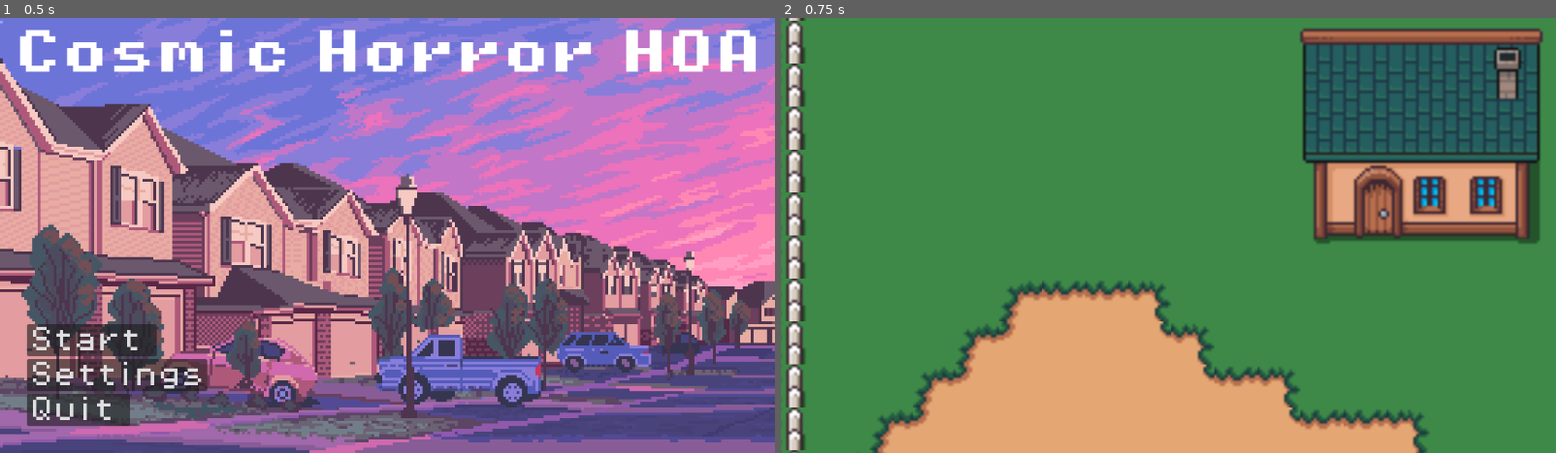
Above: before the commit, frames 1-2 (left to right).
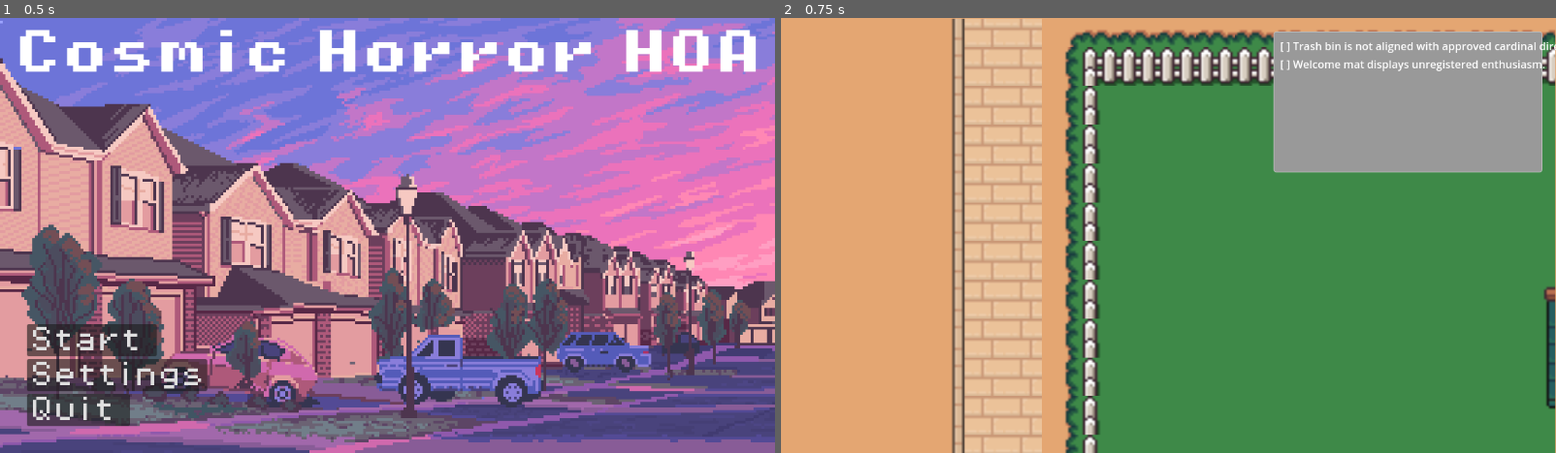
Above: after the commit, the same moments.

Repository: rae-ralston/cosmic-horror-hoa
Game: Godot game, scene res://scenes/StartUI.tscn
Same seed, same stepped clock (60 frames per second), same inputs: the game is played once before the commit and once after it.
Inputs:
- Up to frame 1 (0.5 s): no input
- Up to frame 2 (0.75 s): click "Start" at 0.5 s

Frame 1 is identical in both runs. In frame 2, 67% of the frame differs, in the area x 0-100%, y 0-100%.

Commit message:
UI: display the citation list

Diff:
--- /dev/null
+++ b/data/citations_by_id.json
@@ -0,0 +1,53 @@
+{
+  "trash_align_north":{
+    "id": "trash_align_north",
+    "title": "Trash bin is not aligned with approved cardinal direction.",
+    "detail": "Rotate the bin so the handle faces Magnetic Compliance North.",
+    "priority": 10,
+    "deadline_phase": 0,
+    "tags": ["trash", "alignment"],
+    "sabotage_weight": 2,
+    "reopenable": true,
+    "max_reopens": 1,
+    "conditions": [
+      {
+        "type": "ITEM_ROTATION_NEAR",
+        "params": { "item_id": "trash_can", "angle": 0, "tolerance": 12 }
+      }
+    ]
+  },
+  "mailbox_flag_form_12b":{
+    "id": "mailbox_flag_form_12b",
+    "title": "Mailbox flag raised without filing Form 12-B: Joy.",
+    "detail": "Lower the flag immediately.",
+    "priority": 6,
+    "deadline_phase": 0,
+    "tags": ["mailbox", "toggle"],
+    "sabotage_weight": 1,
+    "reopenable": true,
+    "max_reopens": 2,
+    "conditions": [
+      {
+        "type": "ITEM_STATE_EQUALS",
+        "params": { "item_id": "mailbox", "key": "flag_up", "value": false }
+      }
+    ]
+  },
+  "welcome_mat_zone":{
+    "id": "welcome_mat_zone",
+    "title": "Welcome mat displays unregistered enthusiasm.",
+    "detail": "Place the mat back in the Approved Entry Zone.",
+    "priority": 4,
+    "deadline_phase": 0,
+    "tags": ["mat", "placement"],
+    "sabotage_weight": 1,
+    "reopenable": true,
+    "max_reopens": 1,
+    "conditions": [
+      {
+        "type": "ITEM_IN_ZONE",
+        "params": { "item_id": "welcome_mat", "zone_id": "entry_zone" }
+      }
+    ]
+  }
+}
--- a/project.godot
+++ b/project.godot
@@ -15,6 +15,10 @@
 config/features=PackedStringArray("4.5", "Forward Plus")
 config/icon="res://icon.svg"
 
+[autoload]
+
+CitationsManager="*res://scripts/citations_manager.gd"
+
 [rendering]
 
 environment/defaults/default_clear_color=Color(0.89411765, 0.6509804, 0.44705883, 1)
--- a/scenes/game.tscn
+++ b/scenes/game.tscn
@@ -1,13 +1,103 @@
-[gd_scene load_steps=3 format=3 uid="uid://bsneu6mo1x44l"]
+[gd_scene load_steps=7 format=3 uid="uid://bsneu6mo1x44l"]
 
 [ext_resource type="Script" uid="uid://bhyrnlv1g4ay5" path="res://scripts/game.gd" id="1_uwrxv"]
 [ext_resource type="PackedScene" uid="uid://dfxx88ir3r5eg" path="res://scenes/environment.tscn" id="2_yqjtg"]
+[ext_resource type="Script" uid="uid://cil60usxpugy6" path="res://scripts/citations_manager.gd" id="3_lnu2h"]
+[ext_resource type="Script" uid="uid://c8uqcx2xh0341" path="res://scripts/citations_list_ui.gd" id="4_lbhrr"]
 
-[node name="game" type="Node2D"]
+[sub_resource type="StyleBoxFlat" id="StyleBoxFlat_p57ef"]
+border_width_left = 1
+border_width_top = 1
+border_width_right = 1
+border_width_bottom = 1
+corner_radius_top_left = 4
+corner_radius_top_right = 4
+corner_radius_bottom_right = 4
+corner_radius_bottom_left = 4
+
+[sub_resource type="GDScript" id="GDScript_lbhrr"]
+script/source = "extends VBoxContainer
+
+
+# Called when the node enters the scene tree for the first time.
+func _ready() -> void:
+	pass # Replace with function body.
+
+
+# Called every frame. 'delta' is the elapsed time since the previous frame.
+func _process(delta: float) -> void:
+	pass
+"
+
+[node name="game" type="Control"]
+layout_mode = 3
+anchors_preset = 0
 script = ExtResource("1_uwrxv")
 
-[node name="environment" parent="." instance=ExtResource("2_yqjtg")]
+[node name="CitationsManager" type="Node" parent="."]
+script = ExtResource("3_lnu2h")
 
-[node name="Camera2D" type="Camera2D" parent="."]
+[node name="CanvasLayer" type="CanvasLayer" parent="CitationsManager"]
+
+[node name="CitationListUI" type="Control" parent="CitationsManager/CanvasLayer"]
+layout_mode = 3
+anchors_preset = 15
+anchor_right = 1.0
+anchor_bottom = 1.0
+grow_horizontal = 2
+grow_vertical = 2
+script = ExtResource("4_lbhrr")
+
+[node name="MarginContainer" type="MarginContainer" parent="CitationsManager/CanvasLayer/CitationListUI"]
+layout_mode = 1
+anchors_preset = 1
+anchor_left = 1.0
+anchor_right = 1.0
+offset_left = -390.0
+offset_bottom = 230.0
+grow_horizontal = 0
+theme_override_constants/margin_top = 20
+theme_override_constants/margin_right = 20
+
+[node name="Panel" type="Panel" parent="CitationsManager/CanvasLayer/CitationListUI/MarginContainer"]
+custom_minimum_size = Vector2(400, 200)
+layout_mode = 2
+theme_override_styles/panel = SubResource("StyleBoxFlat_p57ef")
+
+[node name="MarginContainer" type="MarginContainer" parent="CitationsManager/CanvasLayer/CitationListUI/MarginContainer/Panel"]
+layout_mode = 0
+offset_right = 400.0
+offset_bottom = 200.0
+theme_override_constants/margin_left = 10
+theme_override_constants/margin_top = 10
+theme_override_constants/margin_right = 10
+theme_override_constants/margin_bottom = 10
+
+[node name="Rows" type="VBoxContainer" parent="CitationsManager/CanvasLayer/CitationListUI/MarginContainer/Panel/MarginContainer"]
+layout_mode = 2
+script = SubResource("GDScript_lbhrr")
+
+[node name="GameView" type="SubViewportContainer" parent="."]
+layout_mode = 0
+offset_left = 2.0
+offset_top = 1.0
+offset_right = 1151.0
+offset_bottom = 651.0
+stretch = true
+
+[node name="GameViewport" type="SubViewport" parent="GameView"]
+handle_input_locally = false
+size = Vector2i(1149, 650)
+size_2d_override = Vector2i(320, 180)
+size_2d_override_stretch = true
+render_target_update_mode = 4
+
+[node name="World" type="Node2D" parent="GameView/GameViewport"]
+
+[node name="Camera2D" type="Camera2D" parent="GameView/GameViewport/World"]
 position = Vector2(-1, 0)
-zoom = Vector2(4, 4)
+
+[node name="environment" parent="GameView/GameViewport/World" instance=ExtResource("2_yqjtg")]
+position = Vector2(106.38816, 97.753845)
+
+[connection signal="citations_changed" from="CitationsManager" to="." method="_on_citations_manager_citations_changed"]
--- /dev/null
+++ b/scripts/citations_list_ui.gd
@@ -0,0 +1,34 @@
+extends Control
+
+@onready var rows_container: VBoxContainer = $MarginContainer/Panel/MarginContainer/Rows
+
+func _ready() -> void:
+	CitationsManager.citations_changed.connect(_on_citations_changed)
+	_refresh()
+
+func _on_citations_changed() -> void:
+	print('UI received on citations changed')
+	_refresh()
+
+func _refresh() -> void:
+	for child in rows_container.get_children():
+		child.queue_free()
+
+	var rows = CitationsManager.get_active_list_for_ui()
+	print("UI refresh Rows: ", rows.size())
+	# TODO: clear + rebuild rows_container from rows
+
+	if rows.is_empty():
+		var empty := Label.new()
+		empty.text = "(No citations yet)"
+		rows_container.add_child(empty)
+		return
+
+	for row in rows:
+		var line := Label.new()
+		line.text = ("[x] " if row["is_resolved"] else "[ ] ") + str(row["title"])
+		rows_container.add_child(line)
+
+
+func _process(delta: float) -> void:
+	pass
--- /dev/null
+++ b/scripts/citations_manager.gd
@@ -0,0 +1,81 @@
+extends Node
+
+signal citations_changed
+
+#TODO generate active_citations, resolved_citations, new_citation
+var citation_pool = []
+var active_citations = ["trash_align_north", "welcome_mat_zone"] # sorted in display order
+var resolved_citations = {} #"welcome_mat_zone": false
+var new_citations = {} #same shape ^
+var reopened_citations = {} #same shape ^
+var data = load_json("res://data/citations_by_id.json")
+
+func load_json(path: String) -> Variant:
+	var file = FileAccess.open(path, FileAccess.READ)
+
+	if file == null:
+		push_error("failed to load JSON at %s" % path)
+		return null
+
+	var stringified_data = file.get_as_text()
+	var structured_data = JSON.parse_string(stringified_data)
+
+	if structured_data == null:
+		push_error("failed to get data from %s" % path)
+		return null
+
+	return structured_data
+
+
+
+func get_active_list_for_ui() -> Array:
+	var rows: Array = []
+	for id in active_citations:
+		if not data.has(id):
+			push_warning("get_active_list_for_ui: missing definition for id '%s'" % id)
+			continue
+
+		var citation: Dictionary = data[id]
+		#runtime state defaults
+		var is_resolved := bool(resolved_citations.get(id, false))
+		var is_new := bool(new_citations.get(id, false))
+		var is_reopened := bool(reopened_citations.get(id, false))
+
+		#definition defaults
+		var title := str(citation.get("title", id))
+		var detail := str(citation.get("detail"), "")
+		var priority := int(citation.get("priority", 0))
+
+		rows.append({
+			"id": id,
+			"title": title,
+			"detail": detail,
+			"is_resolved": is_resolved,
+			"is_new": is_new,
+			"is_reopened": is_reopened,
+			"priority": priority
+		})
+
+	var order_index: Dictionary = {}
+
+	for i in range(active_citations.size()):
+		order_index[active_citations[i]] = i
+
+	rows.sort_custom(func(a: Dictionary, b: Dictionary) -> bool:
+		if a["is_resolved"] != b["is_resolved"]:
+			return a["is_resolved"] == false
+
+		if a["priority"] != b["priority"]:
+			return int(a["priority"]) > int(b["priority"])
+
+		return int(order_index.get(a["id"], 999999)) < int(order_index.get(b["id"], 999999))
+	)
+
+	return rows
+
+func start_day():
+	print('starting day!')
+	emit_signal("citations_changed")
+
+func _ready() -> void:
+	pass
--- a/scripts/game.gd
+++ b/scripts/game.gd
@@ -1,11 +1,16 @@
-extends Node2D
-
+extends Control
+#@onready var sprite : Sprite2D = $Player_sprite
+@onready var CitationsManager: Node = $CitationsManager
 
 # Called when the node enters the scene tree for the first time.
 func _ready() -> void:
-	pass # Replace with function body.
+	CitationsManager.start_day()
 
 
 # Called every frame. 'delta' is the elapsed time since the previous frame.
 func _process(delta: float) -> void:
 	pass
+
+
+func _on_citations_manager_citations_changed() -> void:
+	pass # Replace with function body.
Not shown, added: scripts/citations_list_ui.gd.uid
Not shown, added: scripts/citations_manager.gd.uid
